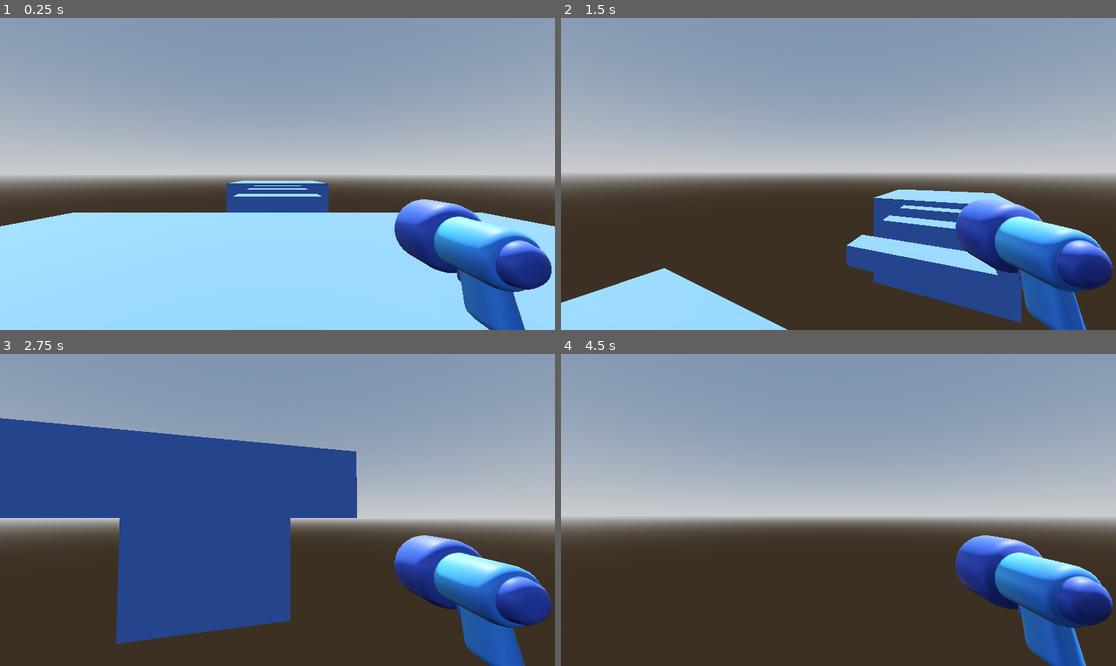
Above: before the commit, frames 1-4 (two rows, left to right).
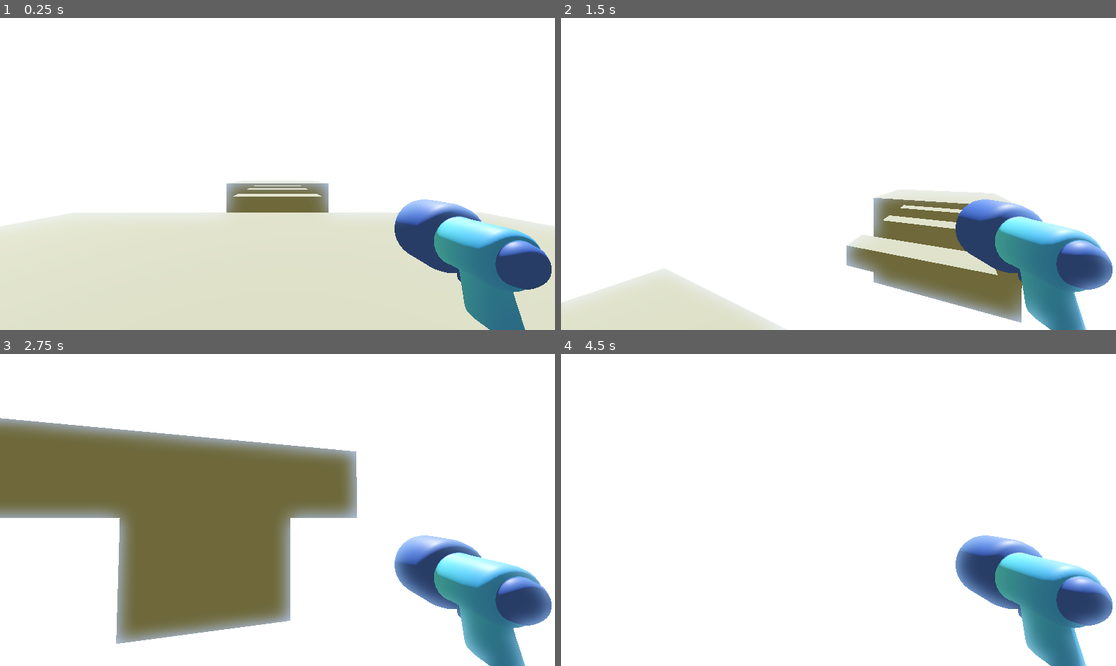
Above: after the commit, the same moments.

Repository: nikrb/godot-platform-3d
Game: Godot game, scene res://level/level1.tscn
The game is run twice, just before and just after one commit, with the same random seed, the same clock (stepped at 60 frames per second) and the same inputs.
Inputs (mouse positions are in pixels of both pictures, inside the frame that each line leads up to):
- Up to frame 1 (0.25 s): no input
- Up to frame 2 (1.5 s): tap Enter at 0.5 s; move the mouse to (866, 174) at 0.52 s; hold W (move_forward) from 0.53 s (still down); tap Space (jump) at 0.77 s; move the mouse to (810, 174) at 1.27 s
- Up to frame 3 (2.75 s): keep holding W (move_forward); tap Space (jump) at 1.52 s; move the mouse to (288, 503) at 2.02 s
- Up to frame 4 (4.5 s): keep holding W (move_forward); move the mouse to (832, 516) at 2.77 s; tap Space (jump) at 3.02, 3.77 s; move the mouse to (877, 513) at 3.52 s; move the mouse to (794, 506) at 4.27 s

The runs differ from the first frame. In frame 1, 98% of the frame differs, in the area x 0-100%, y 0-100%; in frame 2, 99%; in frame 3, 99%; in frame 4, 99%.

Commit message:
add sky box colours

Diff:
--- a/level/level1.tscn
+++ b/level/level1.tscn
@@ -10,13 +10,16 @@
 sky_material = SubResource("ProceduralSkyMaterial_cc4m7")
 
 [sub_resource type="Environment" id="Environment_du84n"]
-background_mode = 2
+background_mode = 1
+background_color = Color(0.36370835, 0.48954636, 0.739343, 1)
 sky = SubResource("Sky_w28nb")
+ambient_light_source = 2
+ambient_light_color = Color(0.7859148, 0.70436525, 0.44616503, 1)
 tonemap_mode = 2
 glow_enabled = true
 
 [sub_resource type="StandardMaterial3D" id="StandardMaterial3D_lgp48"]
-albedo_color = Color(0.3039459, 0.46591538, 0.81198364, 1)
+albedo_color = Color(0.43529412, 0.46666667, 0.47058824, 1)
 
 [node name="Node3D" type="Node3D" unique_id=508304723]
 
